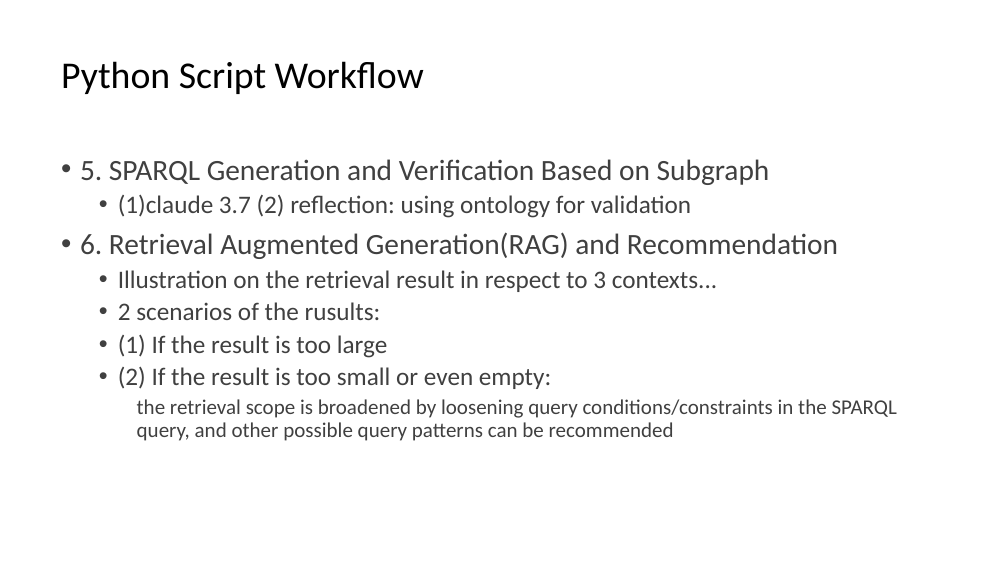
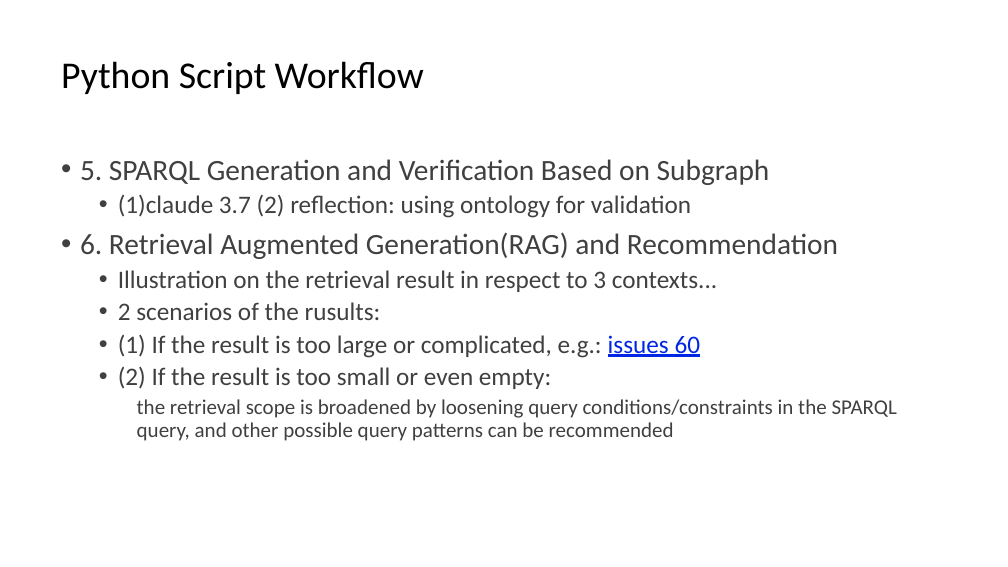
Before and after one commit to DDMAL/linkedmusic-queries, a slide deck: slide 9 of handOver_generalReviewOf_LinkedMusicQueries2024-2025.pptx (slide 8 before the commit). Drawn at 1008x567 pixels with LibreOffice and Linux fonts; fonts in the diff are those of the drawing. Boxes give left, top, right and bottom in pixels: in the first picture for what was removed or moved away, otherwise in the second. Text is boxed around its words. In the diff, an @@ line names an element or a change of style, - is before the commit and + after.

```diff
--- a/handOver_generalReviewOf_LinkedMusicQueries2024-2025.pptx
+++ b/handOver_generalReviewOf_LinkedMusicQueries2024-2025.pptx
@@ text at [118,335,701,358]: text changed @@
-  • (1) If the result is too large
+  • (1) If the result is too large or complicated, e.g.: issues 60
```
Also in this commit, not shown: 9 other slides changed, 4 slides added, 1 other file.
